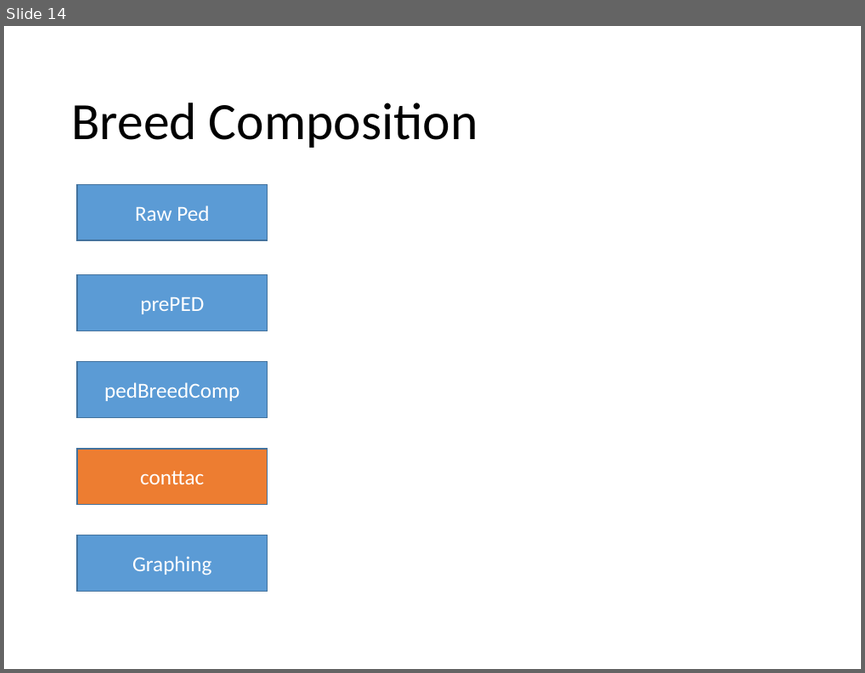
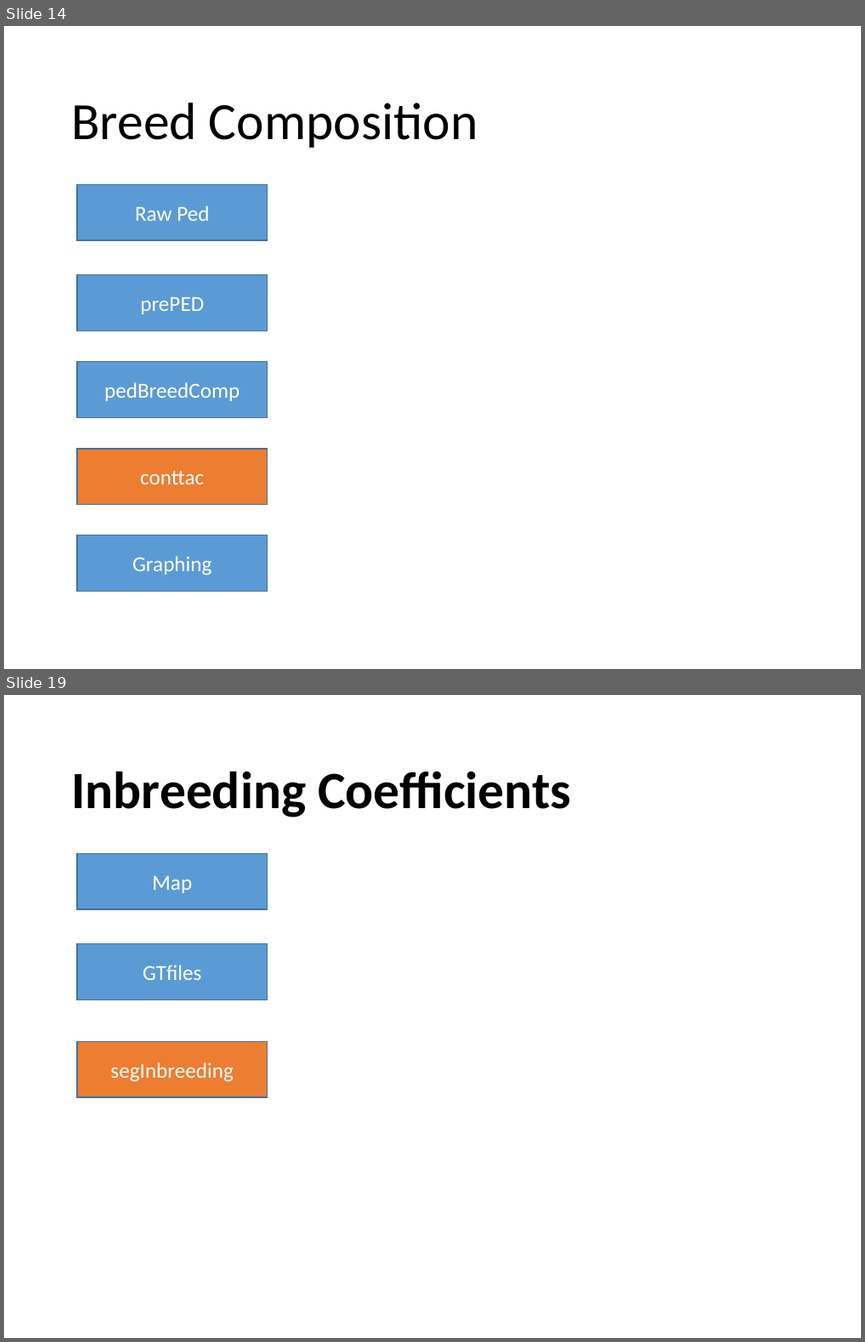
Before and after one commit to mahboob82/optiSelTool, a slide deck: docs/OCS.pptx. Shown one above the other, each under a label of ours: slide 14 before the commit, slides 14 and 19 after it; the slides between them are not shown. The pictures are 865x673 and 865x1342 pixels, drawn with LibreOffice and Linux fonts; fonts in the diff are those of the drawing. Boxes give left, top, right and bottom in pixels: in the first picture for what was removed or moved away, otherwise in the second. Text is boxed around its words. In the diff, an @@ line names an element or a change of style, - is before the commit and + after.

```diff
--- a/docs/OCS.pptx
+++ b/docs/OCS.pptx
@@ slide 19 added at bbox=[4, 695, 861, 1338], background #FFFFFF @@
@@ title added at bbox=[71, 771, 571, 817], 44 pt, text #000000, bold @@
+Inbreeding Coefficients
@@ rectangle added at bbox=[77, 853, 267, 909], fill #5B9BD5, outline #43739E 1 pt, 18 pt, text #FFFFFF @@
+Map
@@ rectangle added at bbox=[77, 943, 267, 999], fill #5B9BD5, outline #43739E 1 pt, 18 pt, text #FFFFFF @@
+GTfiles
@@ rectangle added at bbox=[77, 1041, 267, 1097], fill #ED7D31, outline #43739E 1 pt, 18 pt, text #FFFFFF @@
+segInbreeding
```
Also in this commit, not shown: 19 other slides added, 1 other file.
